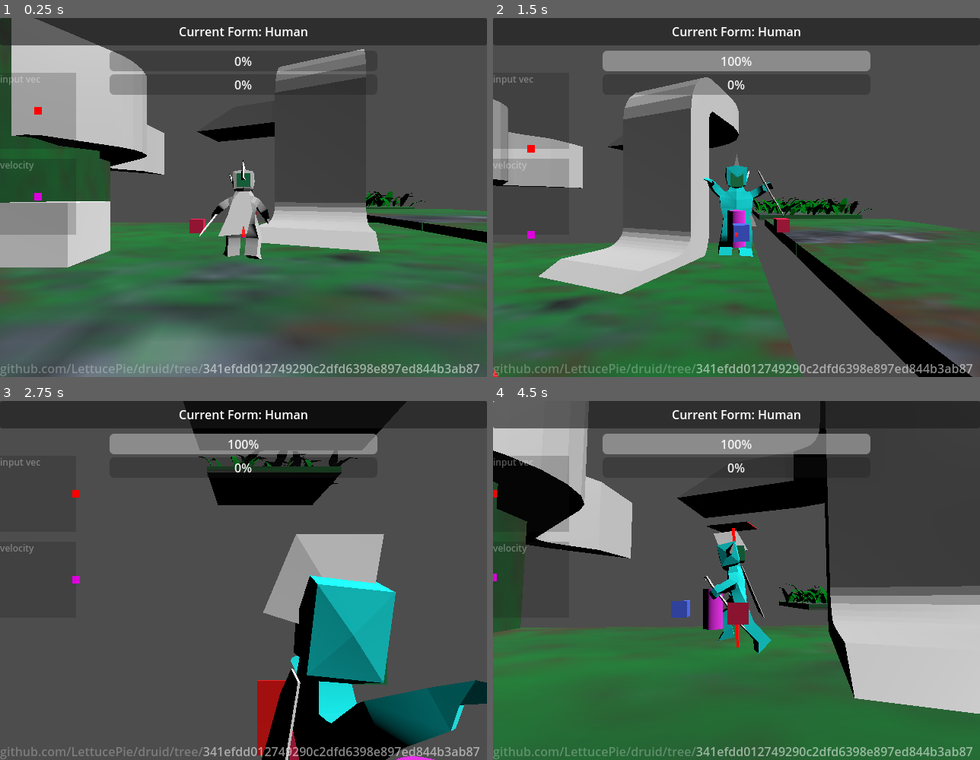
Above: before the commit, frames 1-4 (two rows, left to right).
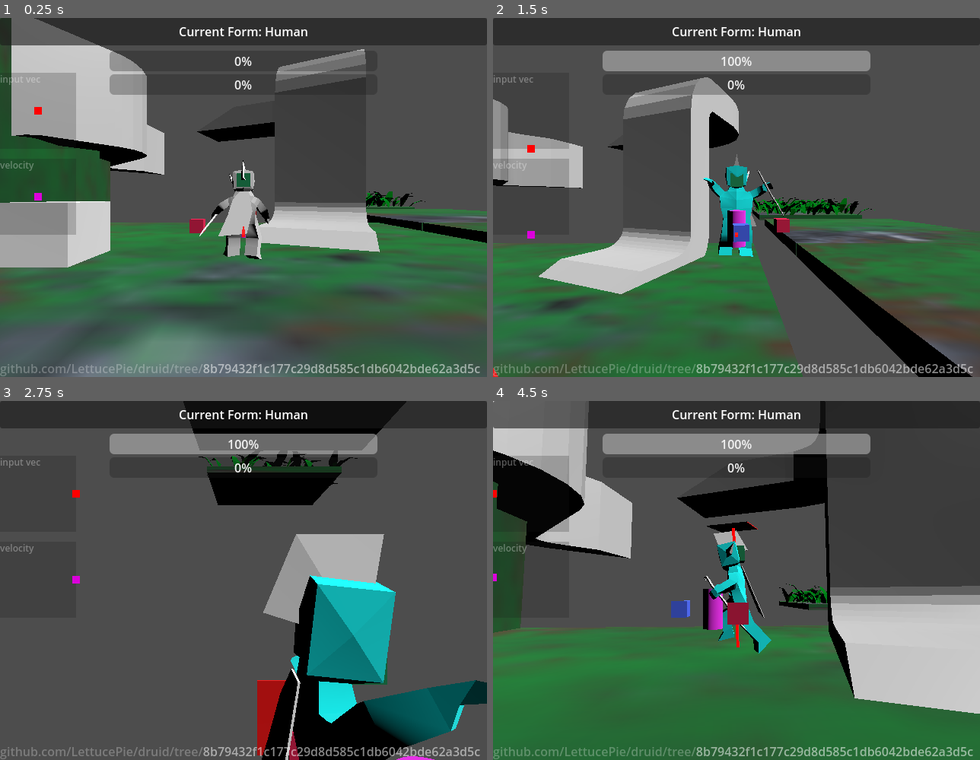
Above: after the commit, the same moments.

Repository: LettucePie/druid
Game: Godot game, scene res://playscenes/play_0.tscn
Two runs of this game, one before a commit and one after it. Both use one fixed random seed, a clock stepped at 60 frames per second and the inputs below.
Inputs (mouse positions are in pixels of both pictures, inside the frame that each line leads up to):
- Up to frame 1 (0.25 s): no input
- Up to frame 2 (1.5 s): tap Enter (ui_accept) at 0.5 s; move the mouse to (736, 369) at 0.52 s; hold D (move_right) 0.53-1.28 s; tap M (special) at 0.6 s; tap Space (jump) at 0.77, 0.8, 1.07, 1.35 s; move the mouse to (639, 215) at 1.27 s; hold S (move_down) from 1.28 s (still down)
- Up to frame 3 (2.75 s): tap Space (jump) at 1.52, 1.82, 2.3 s; tap M (special) at 1.55 s; move the mouse to (292, 501) at 2.02 s; release S (move_down) at 2.03 s; hold D (move_right) from 2.03 s (still down); hold Right mouse button (aim) from 2.03 s (still down)
- Up to frame 4 (4.5 s): move the mouse to (712, 652) at 2.77 s; release D (move_right) at 2.78 s; release Right mouse button (aim) at 2.78 s; hold W (move_up) 2.78-3.53 s; tap N (attack) at 2.85 s; tap Space (jump) at 3.02, 3.32, 3.77, 3.8, 4.07 s; tap M (special) at 3.05 s; move the mouse to (882, 634) at 3.52 s; hold A (move_left) from 3.53 s (still down); tap K (cam_down) at 3.6 s; move the mouse to (590, 526) at 4.27 s; tap J (cam_left) at 4.35 s

The runs differ from the first frame. In frame 1, 0.8% of the frame differs, in the area x 41-99%, y 96-99%; in frame 2, 0.9%; in frame 3, 0.9%; in frame 4, 0.9%.

Commit message:
added velocity buffer for relative comparisons

Diff:
--- a/core/player.gd
+++ b/core/player.gd
@@ -64,6 +64,11 @@
 var accelerated_dir : Vector3 = Vector3.ZERO
 var acceleration : float = 0.0
 var deceleration : float = 1.0
+var velocity_buffer : PackedVector3Array = [
+	Vector3.FORWARD,
+	Vector3.FORWARD,
+	Vector3.FORWARD
+]
 @export var turn_responsiveness_curve : Curve
 @export var turn_decel_curve : Curve
 var floor_angle : float
@@ -427,6 +432,11 @@
 	## Finally, apply the velocity
 	accelerated_dir = swivel_dir * (form_speed * acceleration)
 	if is_on_floor():
+		if velocity != accelerated_dir:
+			velocity_buffer = PackedVector3Array([
+				velocity,
+				velocity_buffer[0],
+				velocity_buffer[1]])
 		velocity = accelerated_dir
 		if jump_velocity != Vector3.ZERO:
 			player_landed()
@@ -574,7 +584,7 @@
 		and ((jump_velocity != Vector3.ZERO and air_dodge < 1) \
 		or jump_velocity == Vector3.ZERO):
 			print("Wolf Dodge")
-			print("move_direction: ", move_direction.normalized(), " | accel_dir: ", accelerated_dir.normalized())
+			print("move_direction: ", move_direction.normalized(), " | velocity: ", velocity.normalized())
 			dodge_cooldown = 15
 			dodge_active = 10
 			dodge_direction = move_direction.normalized()
--- a/core/player.tscn
+++ b/core/player.tscn
@@ -276,34 +276,34 @@
 transform = Transform3D(-0.312618, 0, -2.73299e-08, 0, 0.312618, 0, 2.73299e-08, 0, -0.312618, 0, 0.143265, 0)
 
 [node name="Skeleton3D" parent="human_node/human_model/human_armature" index="0"]
-bones/0/position = Vector3(0, -0.130862, -0.10598)
+bones/0/position = Vector3(0, -0.16242, -0.10598)
 bones/0/rotation = Quaternion(0.0914123, -0.00244562, -0.0016501, 0.995809)
-bones/1/rotation = Quaternion(-0.00629795, 0.0366361, 0.796252, 0.603821)
+bones/1/rotation = Quaternion(-0.0149486, -0.00086048, 0.797806, 0.602728)
 bones/2/rotation = Quaternion(0.0834039, -0.0313383, 0.324214, 0.941779)
 bones/3/rotation = Quaternion(0.317049, 0.0415371, 0.0138462, 0.947398)
-bones/5/rotation = Quaternion(-0.0311539, -0.0138587, 0.00409716, 0.99941)
+bones/5/rotation = Quaternion(7.68416e-05, -0.0138863, 0.00350356, 0.999897)
 bones/6/rotation = Quaternion(-0.0150778, -3.56578e-05, -0.000320333, 0.999886)
 bones/10/position = Vector3(-0.34512, -0.192523, -0.00858107)
-bones/10/rotation = Quaternion(-0.21647, 0.234333, 0.945591, 0.0639234)
-bones/11/rotation = Quaternion(-0.368513, 0.000995632, -0.00284688, 0.929618)
+bones/10/rotation = Quaternion(-0.214675, 0.259651, 0.938955, 0.0697156)
+bones/11/rotation = Quaternion(-0.434472, 0.001198, -0.00276785, 0.900681)
 bones/12/rotation = Quaternion(-0.0599468, -0.00843683, -0.742144, 0.667501)
-bones/13/rotation = Quaternion(-0.0859011, -0.0264134, -0.25049, 0.963939)
+bones/13/rotation = Quaternion(-0.0809241, -0.0159466, -0.282182, 0.955809)
 bones/14/rotation = Quaternion(0.395912, -0.0344117, -0.113618, 0.910582)
 bones/17/position = Vector3(0.358753, -0.19082, -0.0116346)
-bones/17/rotation = Quaternion(0.100765, 0.318619, 0.938874, -0.0827335)
-bones/18/rotation = Quaternion(-0.224736, -0.095649, -0.0093908, 0.969668)
+bones/17/rotation = Quaternion(0.0963415, 0.366847, 0.9211, -0.0878445)
+bones/18/rotation = Quaternion(-0.299022, -0.0946368, -0.0167567, 0.949394)
 
 [node name="ear_a" parent="human_node/human_model/human_armature/Skeleton3D" index="0"]
-transform = Transform3D(0.999448, -0.00253311, -0.0331121, -0.000471416, 0.995904, -0.0904166, 0.0332055, 0.0903824, 0.995353, 0.000675779, 1.71382, 0.167245)
+transform = Transform3D(0.999448, -0.00253311, -0.0331121, -0.00254393, 0.988317, -0.152392, 0.0331113, 0.152392, 0.987765, 0.00067578, 1.6759, 0.216219)
 
 [node name="hair_a" parent="human_node/human_model/human_armature/Skeleton3D" index="1"]
-transform = Transform3D(0.999448, -0.00253311, -0.0331121, -0.000471416, 0.995904, -0.0904166, 0.0332055, 0.0903824, 0.995353, 0.00858762, 2.1276, -0.0650177)
+transform = Transform3D(0.999448, -0.00253311, -0.0331121, -0.00254393, 0.988317, -0.152392, 0.0331113, 0.152392, 0.987765, 0.00858762, 2.10337, 0.010246)
 
 [node name="cape" parent="human_node/human_model/human_armature/Skeleton3D" index="2"]
-transform = Transform3D(0.999449, -0.0329398, 0.00416953, 0.0330994, 0.998349, -0.0469569, -0.0026159, 0.0470691, 0.998888, -0.0395435, 1.20628, -0.311777)
+transform = Transform3D(0.999449, -0.0329398, 0.00416953, 0.0331982, 0.993461, -0.109238, -0.000543989, 0.109316, 0.994007, -0.0395435, 1.19926, -0.293561)
 
 [node name="staff_a" parent="human_node/human_model/human_armature/Skeleton3D" index="3"]
-transform = Transform3D(0.368155, -0.307407, 0.877475, 0.867155, 0.453992, -0.204778, -0.335416, 0.836297, 0.433708, 1.41501, 0.0696259, 0.206699)
+transform = Transform3D(0.430041, -0.284245, 0.856895, 0.841561, 0.46985, -0.266489, -0.326864, 0.835731, 0.441264, 1.36237, -0.0101778, 0.209793)
 
 [node name="standin_floor" parent="human_node/human_model" index="1"]
 visible = false
@@ -340,16 +340,16 @@
 [node name="Skeleton3D" parent="wolf_node/wolf_model/Armature" index="0"]
 bones/1/rotation = Quaternion(0.656745, -8.93774e-16, -8.93774e-16, 0.754113)
 bones/2/rotation = Quaternion(0.12946, 1.04057e-15, -9.22106e-17, 0.991585)
-bones/3/rotation = Quaternion(-0.29699, -9.75127e-19, 6.58804e-17, 0.954881)
-bones/4/rotation = Quaternion(-0.290852, -4.85873e-19, 5.95109e-17, 0.956768)
+bones/3/rotation = Quaternion(-0.339961, -7.56528e-18, 5.93508e-17, 0.94044)
+bones/4/rotation = Quaternion(-0.26595, 1.69778e-18, 6.46309e-17, 0.963987)
 bones/5/rotation = Quaternion(0.456607, 1.48065e-22, -1.01387e-16, 0.889668)
 bones/6/rotation = Quaternion(0.859775, 0.204093, 0.0176992, -0.467782)
 bones/7/rotation = Quaternion(0.859775, -0.204093, -0.0176992, -0.467782)
-bones/8/position = Vector3(0.903733, 1.10871, 1.09633)
-bones/8/rotation = Quaternion(0.780787, -3.59344e-18, 2.31159e-18, 0.624798)
+bones/8/position = Vector3(0.903733, 0.956195, 1.19338)
+bones/8/rotation = Quaternion(0.805936, 6.25624e-18, 7.1838e-18, 0.592003)
 bones/9/rotation = Quaternion(0.102258, 1.18584e-07, 1.21901e-08, 0.994758)
-bones/12/position = Vector3(-0.903733, 1.10871, 1.09633)
-bones/12/rotation = Quaternion(0.780787, -3.59344e-18, 2.31159e-18, 0.624798)
+bones/12/position = Vector3(-0.903733, 0.956195, 1.19338)
+bones/12/rotation = Quaternion(0.805936, 6.25624e-18, 7.1838e-18, 0.592003)
 bones/13/rotation = Quaternion(0.102258, 1.18584e-07, 1.21901e-08, 0.994758)
 bones/16/rotation = Quaternion(0.649191, -0.000736844, -0.092586, 0.754969)
 bones/17/rotation = Quaternion(0.560286, -0.0218214, 0.0589299, 0.825912)
--- a/project.godot
+++ b/project.godot
@@ -14,7 +14,7 @@
 run/main_scene="res://playscenes/play_0.tscn"
 config/features=PackedStringArray("4.2", "Mobile")
 config/icon="res://icon.svg"
-config/git_sha="341efdd012749290c2dfd6398e897ed844b3ab87"
+config/git_sha="8b79432f1c177c29d8d585c1db6042bde62a3d5c"
 
 [display]
 
